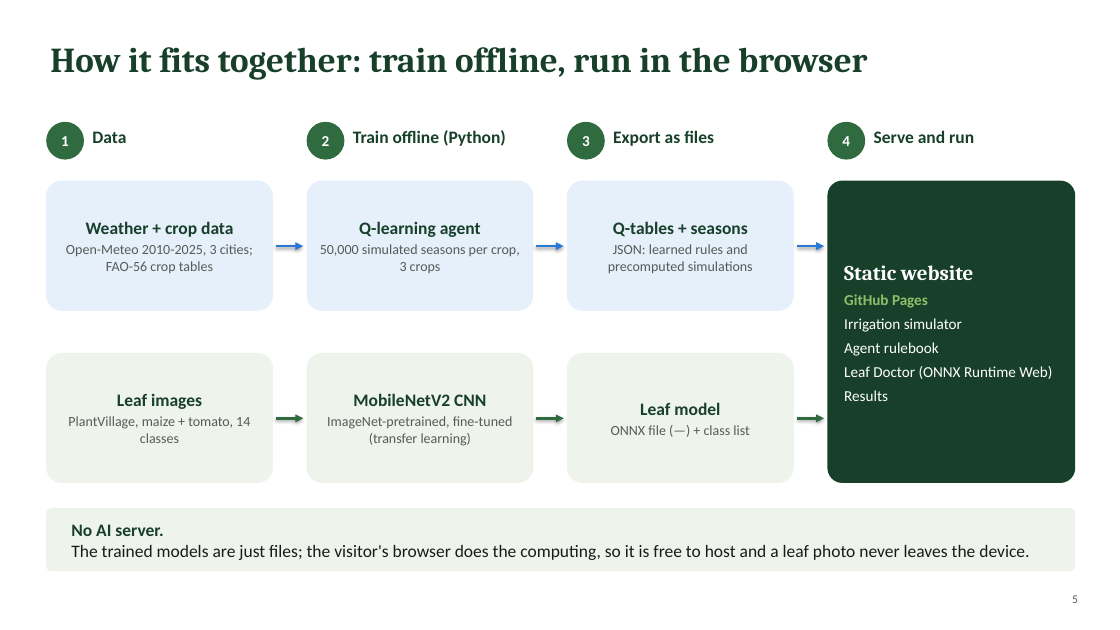
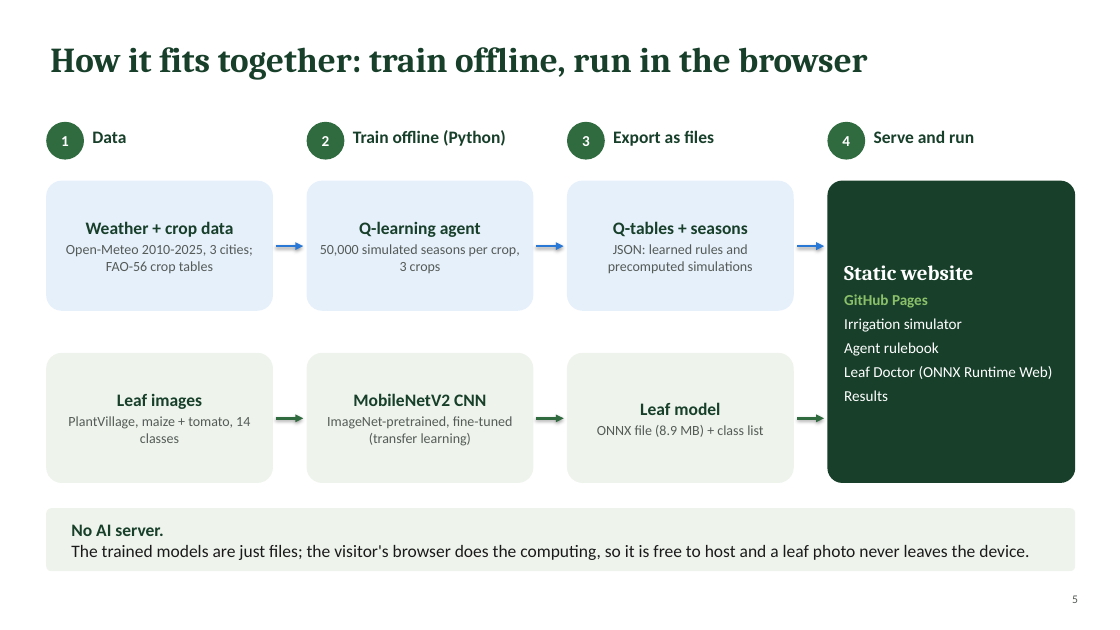
Before and after one commit to nirmit10000/agrisense, a slide deck: slide 5 of docs/AgriSense_Presentation.pptx. Drawn at 1120x630 pixels with LibreOffice and Linux fonts; fonts in the diff are those of the drawing. Boxes give left, top, right and bottom in pixels: in the first picture for what was removed or moved away, otherwise in the second. Text is boxed around its words. In the diff, an @@ line names an element or a change of style, - is before the commit and + after.

```diff
--- a/docs/AgriSense_Presentation.pptx
+++ b/docs/AgriSense_Presentation.pptx
@@ text at (597,425,763,437): text changed @@
-ONNX file (—) + class list
+ONNX file (8.9 MB) + class list
```
Also in this commit, not shown: 9 other slides changed, 46 other files.
